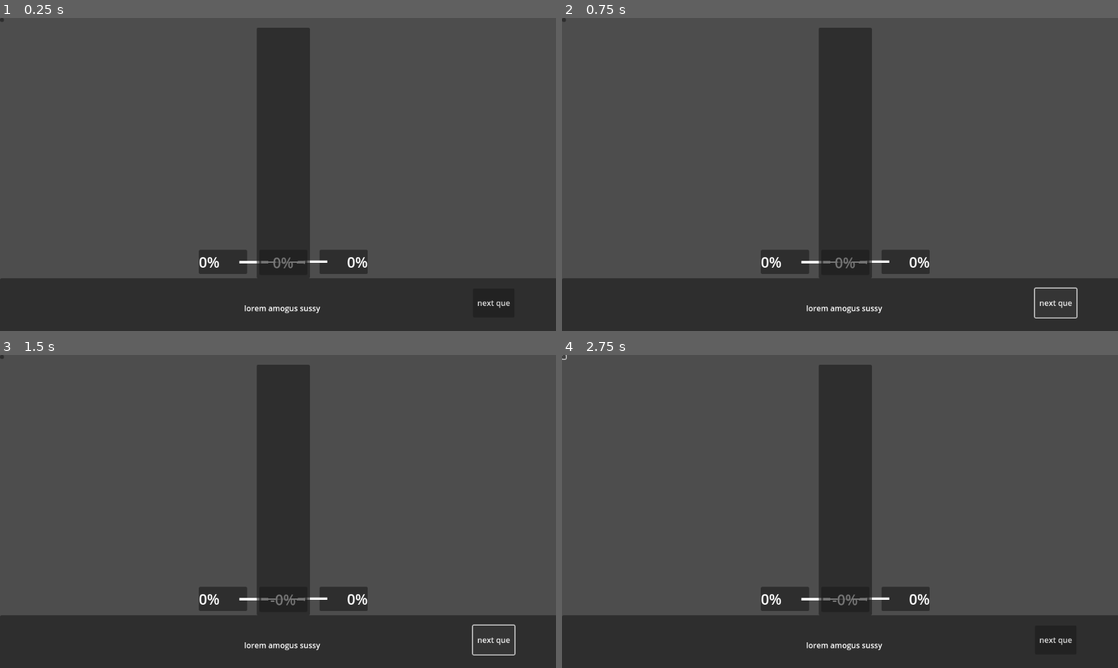
Above: before the commit, frames 1-4 (two rows, left to right).
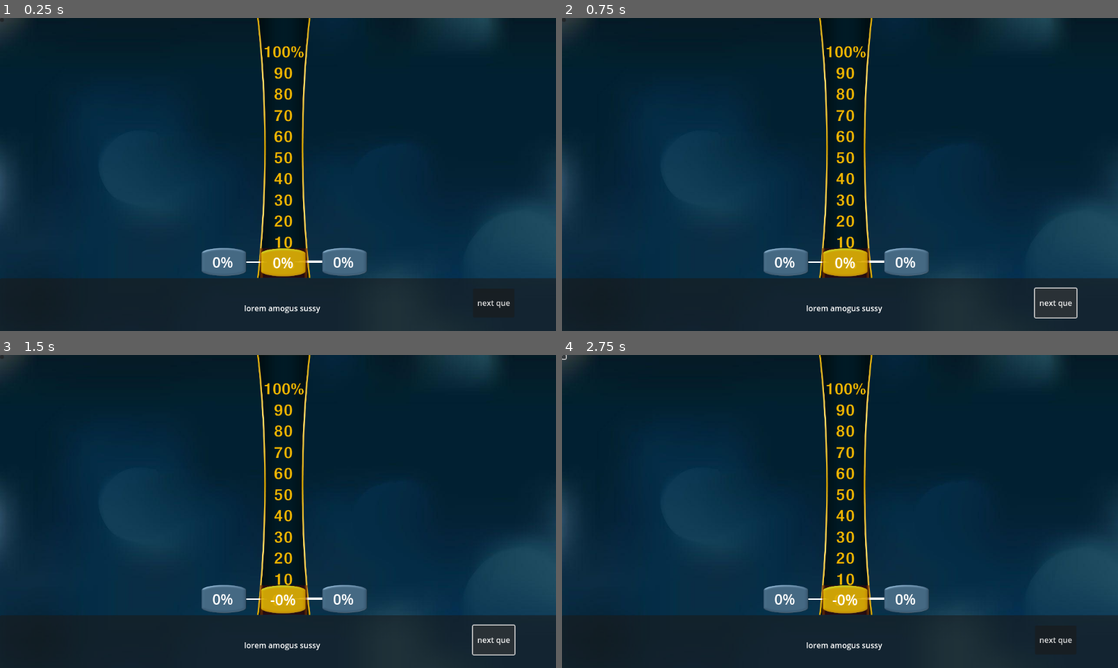
Above: after the commit, the same moments.

Repository: TerminalGoat232/power-of-10-redux
Game: Godot game, scene res://main.tscn
Two runs of this game, one before a commit and one after it. Both use one fixed random seed, a clock stepped at 60 frames per second and the inputs below.
Inputs (mouse positions are in pixels of both pictures, inside the frame that each line leads up to):
- Up to frame 1 (0.25 s): no input
- Up to frame 2 (0.75 s): click "next que" at 0.5 s
- Up to frame 3 (1.5 s): click "next que" at 1.25 s
- Up to frame 4 (2.75 s): click (562, 358) at 2 s

The runs differ from the first frame. In frame 1, 96% of the frame differs, in the area x 0-100%, y 0-100%; in frame 2, 96%; in frame 3, 96%; in frame 4, 96%.
Error in both runs: Invalid access to property or key 'ROUND_1' on a base object of type 'Nil'. (res://scripts/main.gd:24)

Commit message:
applied some sprites and shit

Diff:
--- a/main.tscn
+++ b/main.tscn
@@ -1,9 +1,14 @@
-[gd_scene load_steps=6 format=3 uid="uid://e1ftjheij10p"]
+[gd_scene load_steps=11 format=3 uid="uid://e1ftjheij10p"]
 
 [ext_resource type="Script" path="res://scripts/main.gd" id="1_olcld"]
 [ext_resource type="Script" path="res://player.gd" id="1_t3o3h"]
+[ext_resource type="Texture2D" uid="uid://dcnnu07okoynt" path="res://assets/mainbar.png" id="2_plm5b"]
+[ext_resource type="Texture2D" uid="uid://fh5uww0rurcf" path="res://assets/textbar.png" id="2_tuhkd"]
 [ext_resource type="Theme" uid="uid://c163hgn8rdr67" path="res://text.tres" id="2_w4u17"]
-[ext_resource type="Theme" uid="uid://cc3fvhbarybnv" path="res://panel.tres" id="4_2kqa2"]
+[ext_resource type="Texture2D" uid="uid://y76fcvyhs828" path="res://assets/inputbox.png" id="3_wnni5"]
+[ext_resource type="Texture2D" uid="uid://d3rar3bkajmms" path="res://assets/2ndarybar.png" id="5_j1tej"]
+[ext_resource type="Texture2D" uid="uid://lfaktk75rofr" path="res://assets/rightbox.png" id="5_txfj0"]
+[ext_resource type="Texture2D" uid="uid://collqu6x7um4r" path="res://assets/background.jpg" id="8_oobdu"]
 
 [sub_resource type="LabelSettings" id="LabelSettings_eqk8l"]
 
@@ -18,8 +23,13 @@
 script = ExtResource("1_olcld")
 metadata/_edit_use_anchors_ = true
 
+[node name="Mainbar" type="Sprite2D" parent="Control"]
+position = Vector2(587.875, 269)
+scale = Vector2(0.532143, 0.645858)
+texture = ExtResource("2_plm5b")
+
 [node name="panel_1" type="PanelContainer" parent="Control"]
-layout_mode = 0
+self_modulate = Color(1, 1, 1, 0)
 offset_left = 412.0
 offset_top = 480.0
 offset_right = 512.0
@@ -31,44 +41,65 @@
 keyLOCK = 68
 
 [node name="player1_lbl" type="Label" parent="Control/panel_1"]
+z_index = 1
 layout_mode = 2
 theme = ExtResource("2_w4u17")
 text = "0%"
+horizontal_alignment = 1
+vertical_alignment = 1
 
 [node name="indicator_1" type="Polygon2D" parent="Control/panel_1"]
+show_behind_parent = true
+z_index = 1
 position = Vector2(80, 25)
-scale = Vector2(1, 0.1)
-polygon = PackedVector2Array(4, -22, 44.3928, -22, 73.6374, 2.23779, 44.3928, 34.5552, 4.05548, 34.5552)
+scale = Vector2(0.889796, 0.068)
+polygon = PackedVector2Array(4, -22, 38.4118, -22, 44.3928, -22, 73.6374, 2.23779, 44.3928, 34.5552, 4.05548, 34.5552)
 
-[node name="counting_down_b4_ded" type="Timer" parent="Control/panel_1"]
-wait_time = 0.5
+[node name="input_box_sprite_p1" type="Sprite2D" parent="Control/panel_1"]
+show_behind_parent = true
+z_index = 1
+position = Vector2(52, 25)
+scale = Vector2(0.348, 0.25)
+texture = ExtResource("3_wnni5")
 
 [node name="panel_2" type="PanelContainer" parent="Control"]
+self_modulate = Color(1, 1, 1, 0)
 layout_mode = 0
 offset_left = 662.0
 offset_top = 480.0
 offset_right = 762.0
 offset_bottom = 530.0
 mouse_filter = 2
-theme = ExtResource("4_2kqa2")
 script = ExtResource("1_t3o3h")
 keyINCR = 4194320
 keyDCR = 4194322
 keyLOCK = 4194319
 
 [node name="player2_lbl" type="Label" parent="Control/panel_2"]
+z_index = 1
 layout_mode = 2
 theme = ExtResource("2_w4u17")
 text = "0%"
-horizontal_alignment = 2
+horizontal_alignment = 1
+vertical_alignment = 1
 
 [node name="indicator_2" type="Polygon2D" parent="Control/panel_2"]
+show_behind_parent = true
+z_index = 1
 position = Vector2(20, 25)
 rotation = 3.14159
 scale = Vector2(1, 0.1)
 polygon = PackedVector2Array(4, -22, 44.3928, -22, 73.6374, 2.23779, 44.3928, 34.5552, 4.05548, 34.5552)
 
+[node name="input_box_sprite_p1" type="Sprite2D" parent="Control/panel_2"]
+show_behind_parent = true
+z_index = 1
+position = Vector2(52, 25)
+scale = Vector2(0.348, 0.25)
+texture = ExtResource("3_wnni5")
+
 [node name="panel_3" type="PanelContainer" parent="Control"]
+self_modulate = Color(1, 1, 1, 0)
 layout_mode = 0
 offset_left = 537.0
 offset_top = 480.0
@@ -76,25 +107,48 @@
 offset_bottom = 532.0
 mouse_filter = 2
 
+[node name="Rightbox" type="Sprite2D" parent="Control/panel_3"]
+self_modulate = Color(0.988667, 1, 0.66, 0.780392)
+z_index = 1
+position = Vector2(50, 26)
+scale = Vector2(0.348, 0.25)
+texture = ExtResource("5_txfj0")
+
+[node name="indicator_3" type="Polygon2D" parent="Control/panel_3"]
+visible = false
+position = Vector2(100, 26.5)
+rotation = 3.14159
+scale = Vector2(1.3, 0.1)
+polygon = PackedVector2Array(4, -22, 39, 10.001, 74, -19.998, 74, 0.00195312, 74, 40.002, 39, 10.001, 4, 40)
+
 [node name="res_lbl" type="Label" parent="Control/panel_3"]
+z_index = 1
 layout_mode = 2
 theme = ExtResource("2_w4u17")
 text = "0%"
 horizontal_alignment = 1
 
-[node name="indicator_3" type="Polygon2D" parent="Control/panel_3/res_lbl"]
-position = Vector2(100, 21.5)
-rotation = 3.14159
-scale = Vector2(1.3, 0.1)
-polygon = PackedVector2Array(4, -22, 39, 10.001, 74, -19.998, 74, 0.00195312, 74, 40.002, 39, 10.001, 4, 40)
+[node name="2Ndarybar" type="Sprite2D" parent="Control/panel_3"]
+self_modulate = Color(1, 0.48, 0.48, 0.65098)
+show_behind_parent = true
+z_index = 1
+position = Vector2(51, 27.5)
+scale = Vector2(1.12644, 0.0732293)
+texture = ExtResource("5_j1tej")
 
 [node name="scale_panel" type="PanelContainer" parent="Control"]
+self_modulate = Color(1, 1, 1, 0)
 layout_mode = 0
-offset_left = 532.0
-offset_top = 20.0
-offset_right = 642.0
-offset_bottom = 539.0
+offset_left = 530.0
+offset_top = 19.0
+offset_right = 640.0
+offset_bottom = 538.0
 mouse_filter = 2
+
+[node name="Textbar" type="Sprite2D" parent="Control/scale_panel"]
+position = Vector2(58, 269)
+scale = Vector2(0.693965, 0.602029)
+texture = ExtResource("2_tuhkd")
 
 [node name="margin_que" type="MarginContainer" parent="Control"]
 layout_mode = 0
@@ -129,4 +183,14 @@
 offset_right = 8.0
 offset_bottom = 8.0
 
+[node name="counting_down_b4_ded" type="Timer" parent="Control"]
+wait_time = 0.5
+
+[node name="Background" type="Sprite2D" parent="."]
+show_behind_parent = true
+z_index = -1
+position = Vector2(576, 324)
+scale = Vector2(0.9, 0.9)
+texture = ExtResource("8_oobdu")
+
 [connection signal="pressed" from="Control/next" to="Control" method="_on_next_pressed"]
